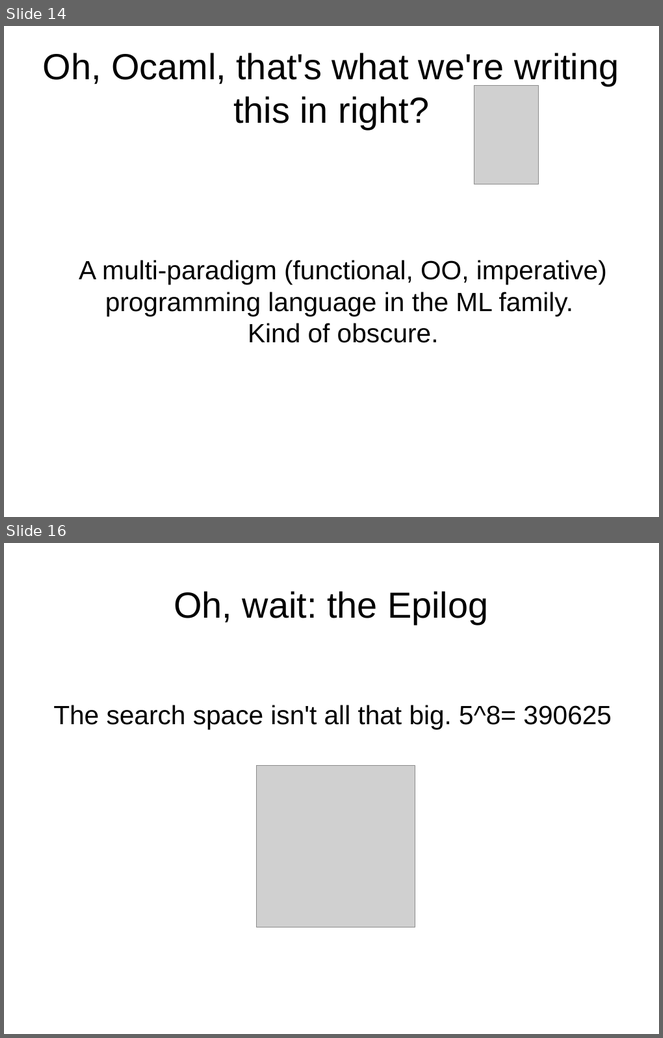
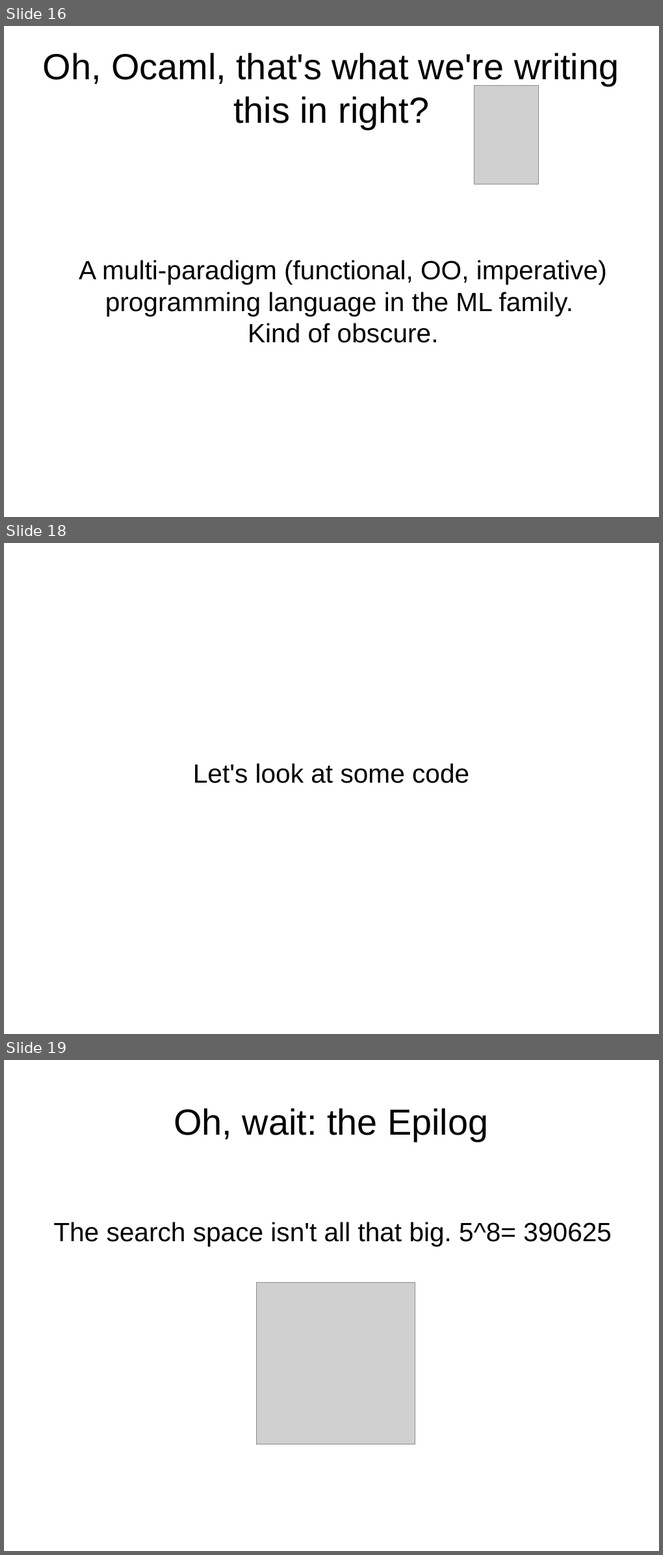
Before and after one commit to philtomson/OSBridge2012Talk, a slide deck: OSBridge2012.odp. Shown one above the other, each under a label of ours: slides 14 and 16 before the commit, slides 16, 18 and 19 after it; the slides between them are not shown. The pictures are 663x1038 and 663x1555 pixels, drawn with LibreOffice and Linux fonts; fonts in the diff are those of the drawing; grey boxes stand for pictures. Boxes give left, top, right and bottom in pixels: in the first picture for what was removed or moved away, otherwise in the second. Text is boxed around its words. In the diff, an @@ line names an element or a change of style, - is before the commit and + after.

```diff
--- a/OSBridge2012.odp
+++ b/OSBridge2012.odp
@@ slide 18 added at bbox=[4, 543, 659, 1034], background #FFFFFF @@
@@ subtitle added at bbox=[193, 763, 469, 783], 32 pt, text #000000 @@
+Let's look at some code
@@ what was slide 14 is now slide 16 @@
@@ what was slide 16 is now slide 19 @@
```
Also in this commit, not shown: 2 slides changed, 3 other slides added, 1 slide removed, 2 other files.
